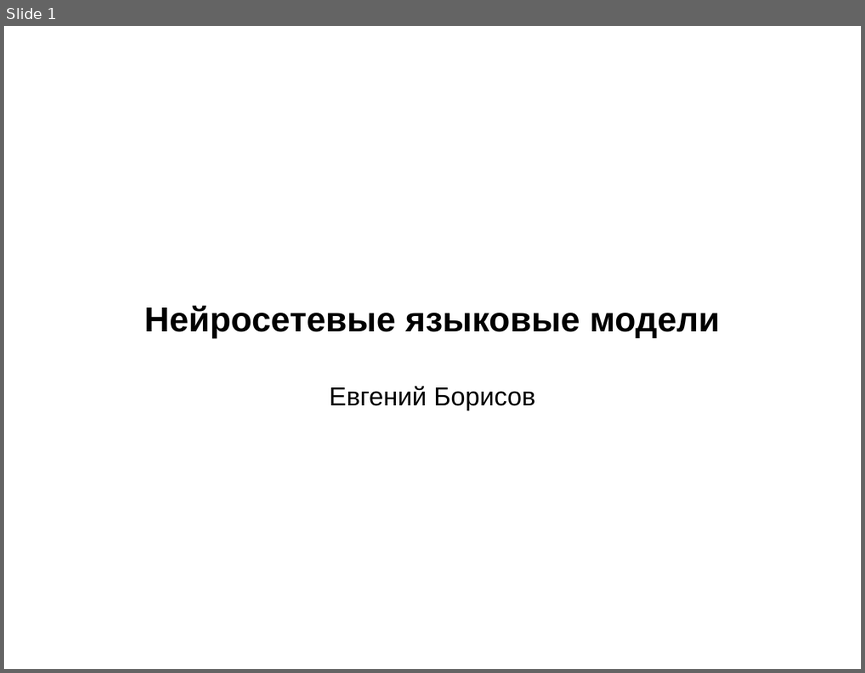
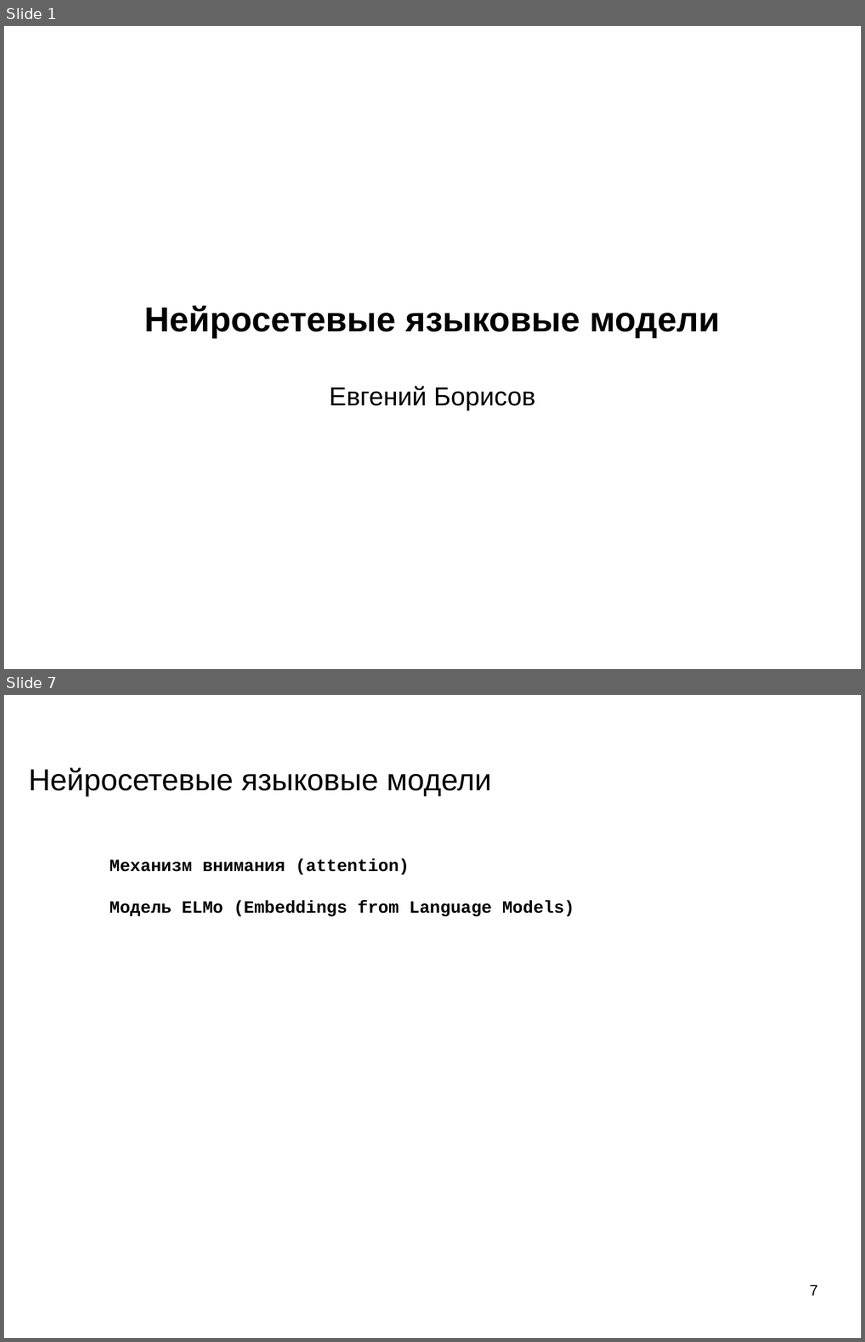
Before and after one commit to mechanoid5/ml_nlp_2022, a slide deck: 11-ann-lang-model.odp. Shown one above the other, each under a label of ours: slide 1 before the commit, slides 1 and 7 after it; the slides between them are not shown. The pictures are 865x673 and 865x1342 pixels, drawn with LibreOffice and Linux fonts; fonts in the diff are those of the drawing; background and template pictures are left out. Boxes give left, top, right and bottom in pixels: in the first picture for what was removed or moved away, otherwise in the second. Text is boxed around its words. In the diff, an @@ line names an element or a change of style, - is before the commit and + after.

```diff
--- a/11-ann-lang-model.odp
+++ b/11-ann-lang-model.odp
@@ slide 7 added at (4, 695, 861, 1338), background picture (left out) @@
@@ title added at (29, 767, 491, 796), 28 pt, text #000000 @@
+Нейросетевые языковые модели
@@ text added at (109, 859, 574, 917), 16 pt, text #000000, bold @@
+Механизм внимания (attention)
+Модель ELMo (Embeddings from Language Models)
@@ page number added at (810, 1284, 818, 1295), 14 pt, text #000000 @@
+7
```
Also in this commit, not shown: 1 slide changed, 8 other slides added, 1 slide removed.
